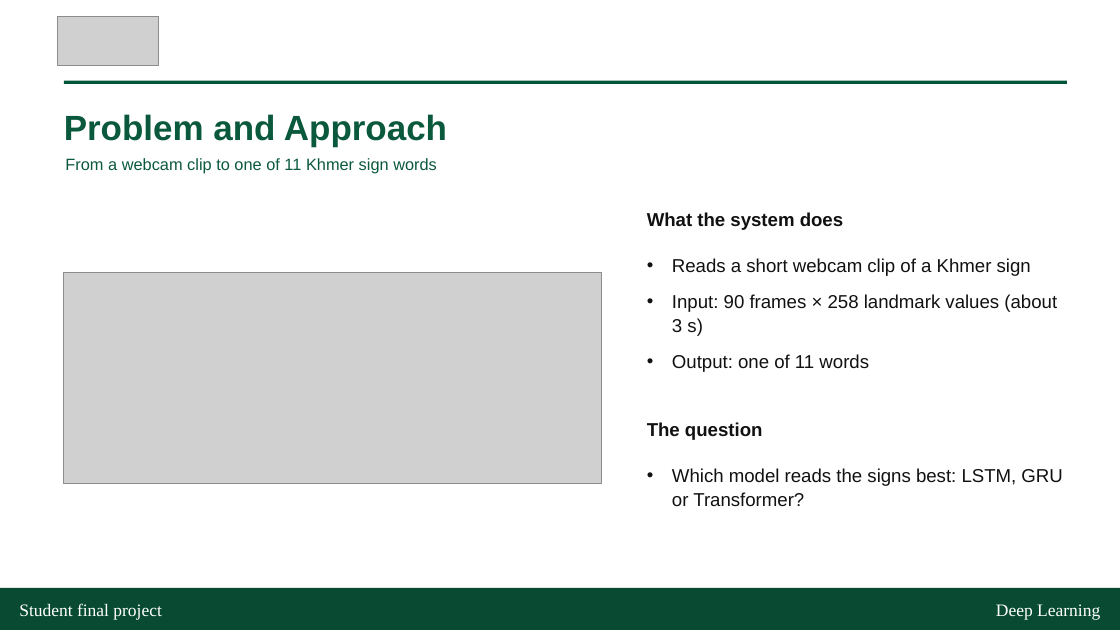
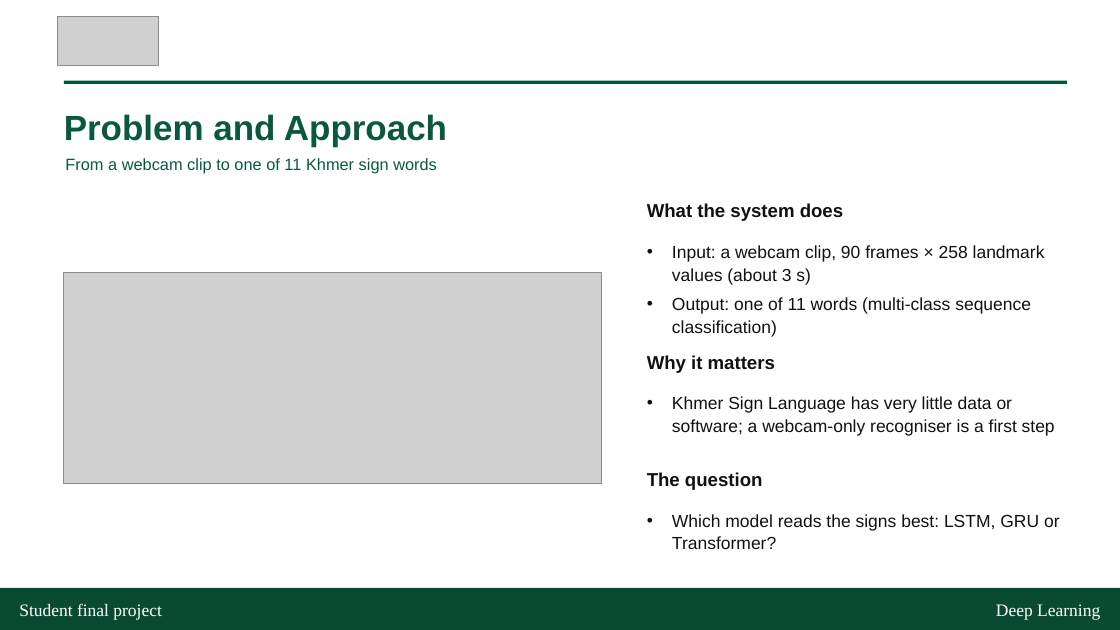
Before and after one commit to rinrin168/khmersignlanguage, a slide deck: slide 3 of slides/khmer_sign_language_presentation.pptx. Drawn at 1120x630 pixels with LibreOffice and Linux fonts; fonts in the diff are those of the drawing; grey boxes stand for pictures. Boxes give left, top, right and bottom in pixels: in the first picture for what was removed or moved away, otherwise in the second. Text is boxed around its words. In the diff, an @@ line names an element or a change of style, - is before the commit and + after.

```diff
--- a/slides/khmer_sign_language_presentation.pptx
+++ b/slides/khmer_sign_language_presentation.pptx
@@ text "What the system does": place and size @@
-text "What the system does" at box(647, 212, 843, 230)
+text "What the system does" at box(647, 203, 843, 221)
@@ text at box(672, 245, 1045, 337): text changed; size 16 to 15 pt @@
-• Reads a short webcam clip of a Khmer sign
-• Input: 90 frames × 258 landmark values (about 3 s)
-• Output: one of 11 words
+• Input: a webcam clip, 90 frames × 258 landmark values (about 3 s)
+• Output: one of 11 words (multi-class sequence classification)
@@ text added at box(647, 355, 775, 373), 16 pt, text #111111, bold @@
+Why it matters
@@ text added at box(672, 396, 1055, 436), 15 pt, text #111111 @@
+• Khmer Sign Language has very little data or software; a webcam-only recogniser is a first step
@@ text "The question": place and size @@
-text "The question" at box(647, 422, 763, 440)
+text "The question" at box(647, 472, 763, 490)
@@ text "Which model reads the signs ...": place and size @@
-text "Which model reads the signs ..." at box(672, 468, 1062, 507)
+text "Which model reads the signs ..." at box(672, 514, 1060, 549)
@@ text "Which model reads the signs ..." at box(672, 514, 1060, 549): size 16 to 15 pt; less space between paragraphs @@
```
Also in this commit, not shown: 3 other slides changed, 10 other files.
